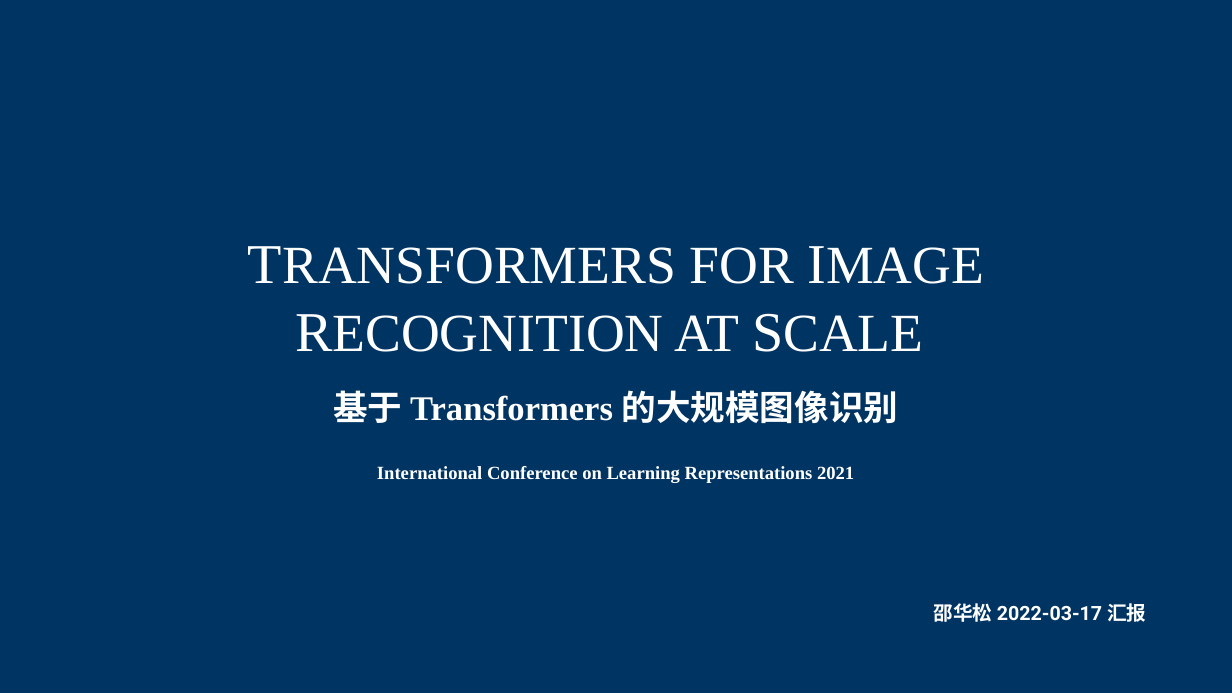
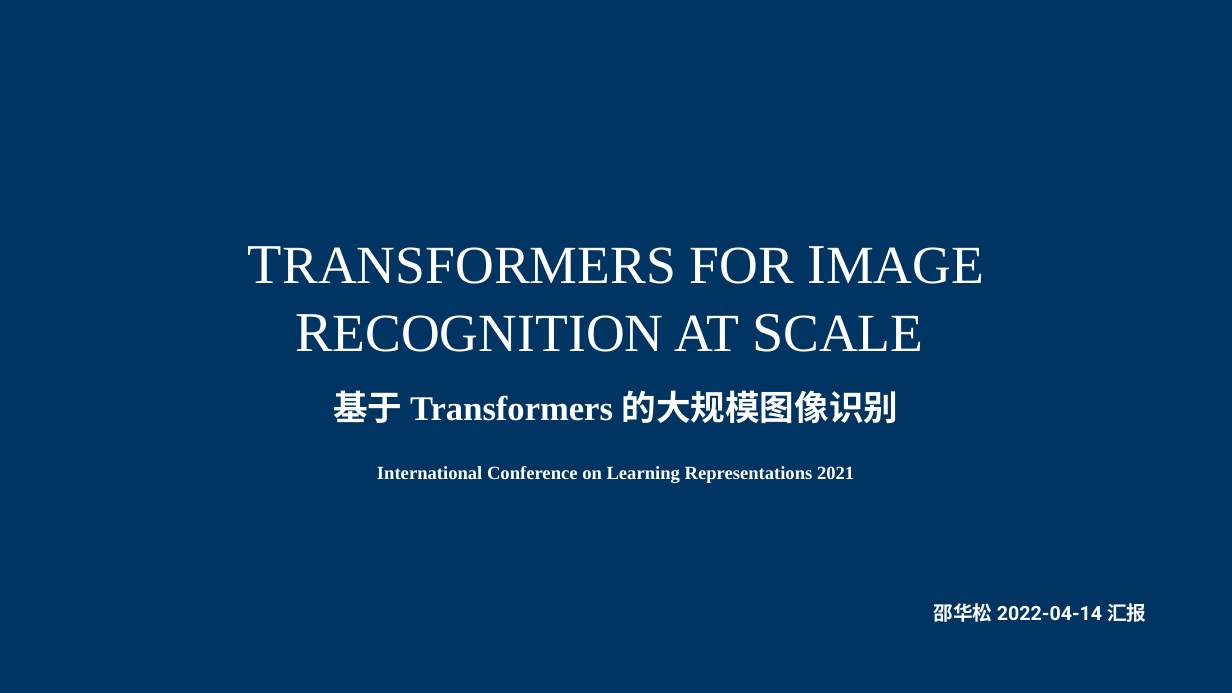
Before and after one commit to SHAOHUASONGgit/DataScienceRepo, a slide deck: slide 1 of 大数据分析与应用/Vision Transformer.pptx. Drawn at 1232x693 pixels with LibreOffice and Linux fonts; fonts in the diff are those of the drawing. Boxes give left, top, right and bottom in pixels: in the first picture for what was removed or moved away, otherwise in the second. Text is boxed around its words. In the diff, an @@ line names an element or a change of style, - is before the commit and + after.

```diff
--- a/大数据分析与应用/Vision Transformer.pptx
+++ b/大数据分析与应用/Vision Transformer.pptx
@@ text at (934,603,1146,622): text changed @@
-          邵华松 2022-03-17 汇报
+          邵华松 2022-04-14 汇报
```
Also in this commit, not shown: 9 other slides changed, 14 slides added, 8 slides removed, 3 other files.
